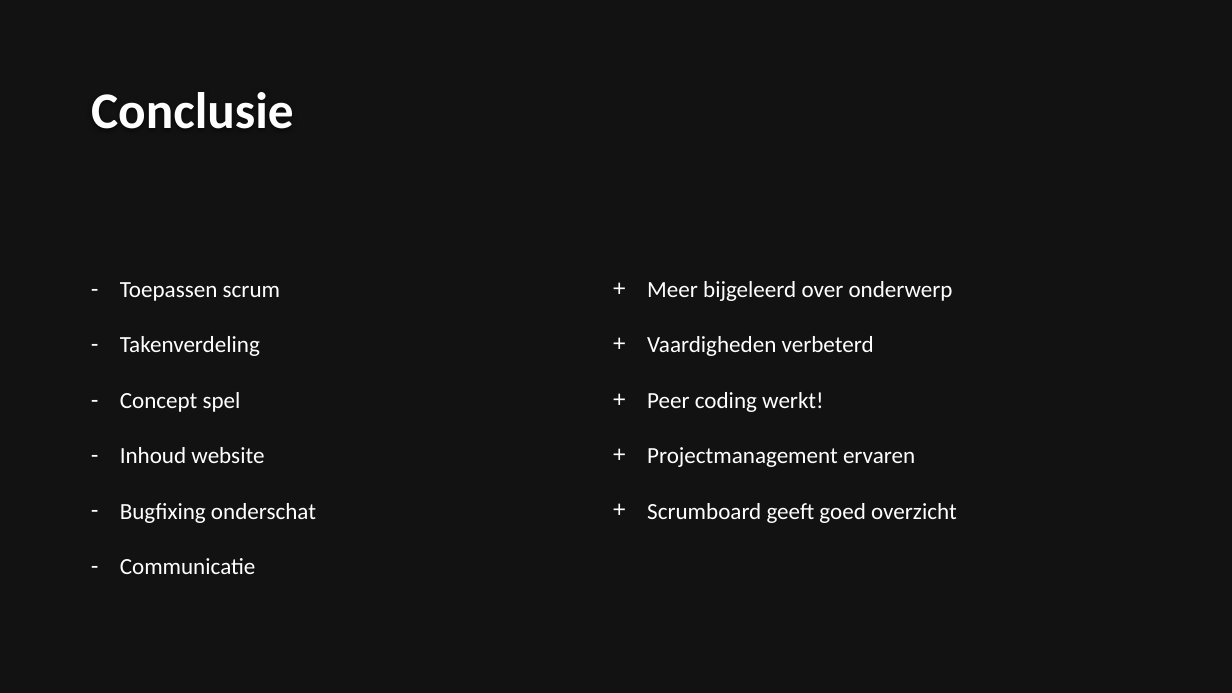
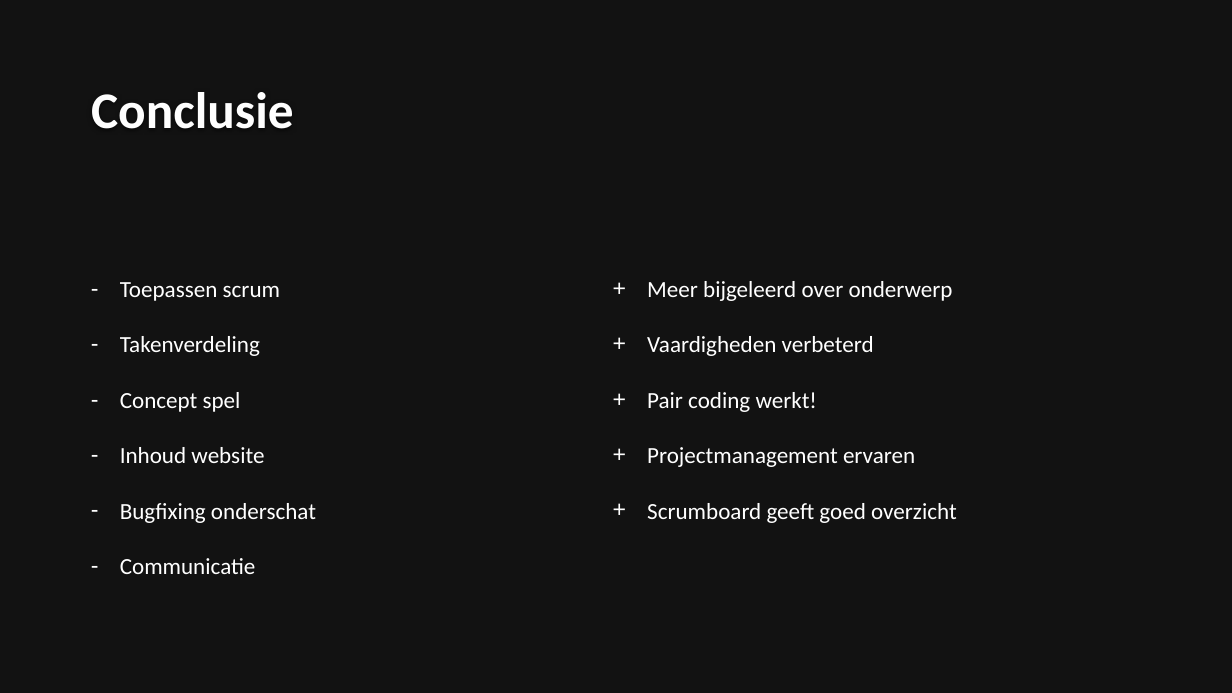
Before and after one commit to VeloceCat/Ivany, a slide deck: slide 14 of Ivany-Presentatie.pptx (slide 13 before the commit). Drawn at 1232x693 pixels with LibreOffice and Linux fonts; fonts in the diff are those of the drawing; background and template pictures are left out. Boxes give left, top, right and bottom in pixels: in the first picture for what was removed or moved away, otherwise in the second. Text is boxed around its words. In the diff, an @@ line names an element or a change of style, - is before the commit and + after.

```diff
--- a/Ivany-Presentatie.pptx
+++ b/Ivany-Presentatie.pptx
@@ text at box(647, 392, 817, 412): text changed @@
-+ Peer coding werkt!
++ Pair coding werkt!
```
Also in this commit, not shown: 1 other slide changed, 1 slide added, 1 other file.
